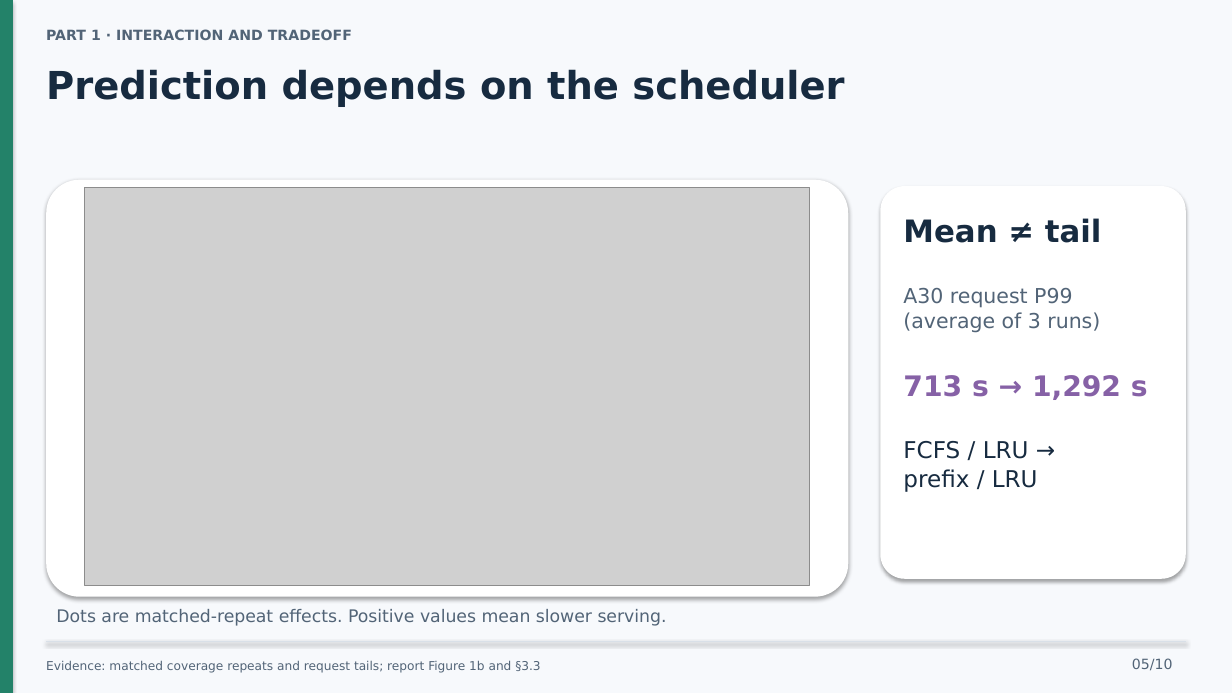
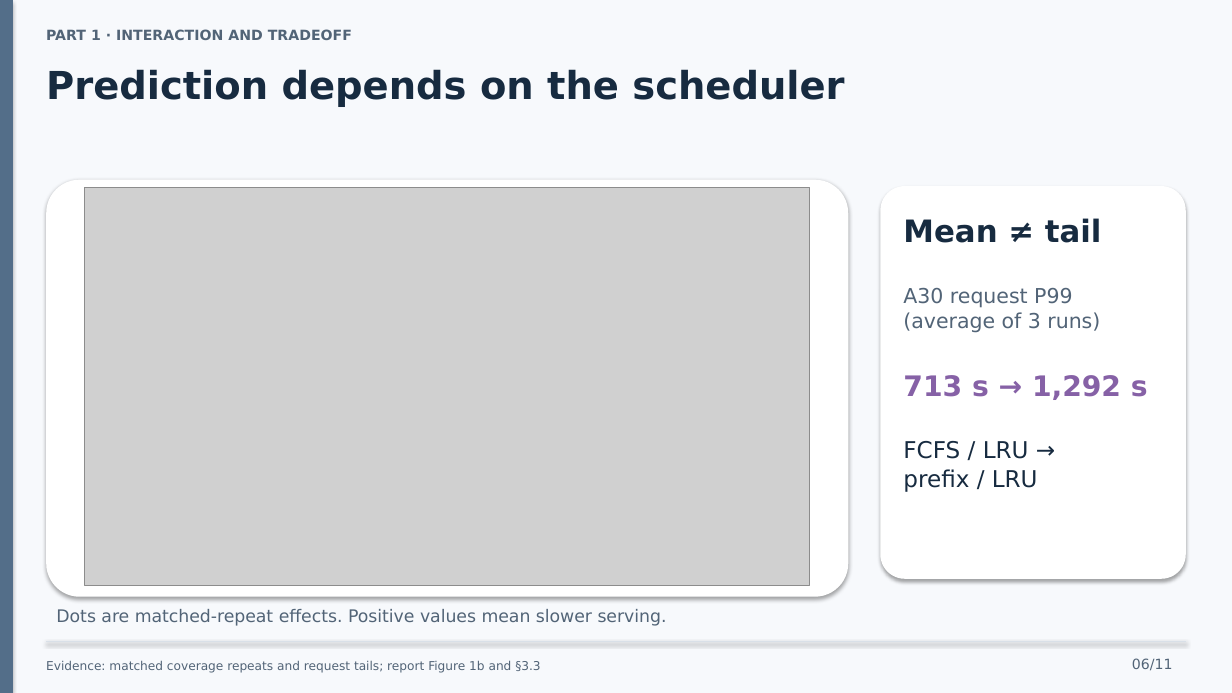
Before and after one commit to ahz-r3v/Distributed-System-Project, a slide deck: slide 6 of presentation/cachewise-10-minute-talk.pptx (slide 5 before the commit). Drawn at 1232x693 pixels with LibreOffice and Linux fonts; fonts in the diff are those of the drawing; grey boxes stand for pictures. Boxes give left, top, right and bottom in pixels: in the first picture for what was removed or moved away, otherwise in the second. Text is boxed around its words. In the diff, an @@ line names an element or a change of style, - is before the commit and + after.

```diff
--- a/presentation/cachewise-10-minute-talk.pptx
+++ b/presentation/cachewise-10-minute-talk.pptx
@@ rectangle at <box>0,0,13,693</box>: fill #238269 to #536E89 @@
@@ text at <box>1132,658,1173,671</box>: text changed @@
-05/10
+06/11
```
Also in this commit, not shown: 9 other slides changed, 1 slide added, 11 other files.
